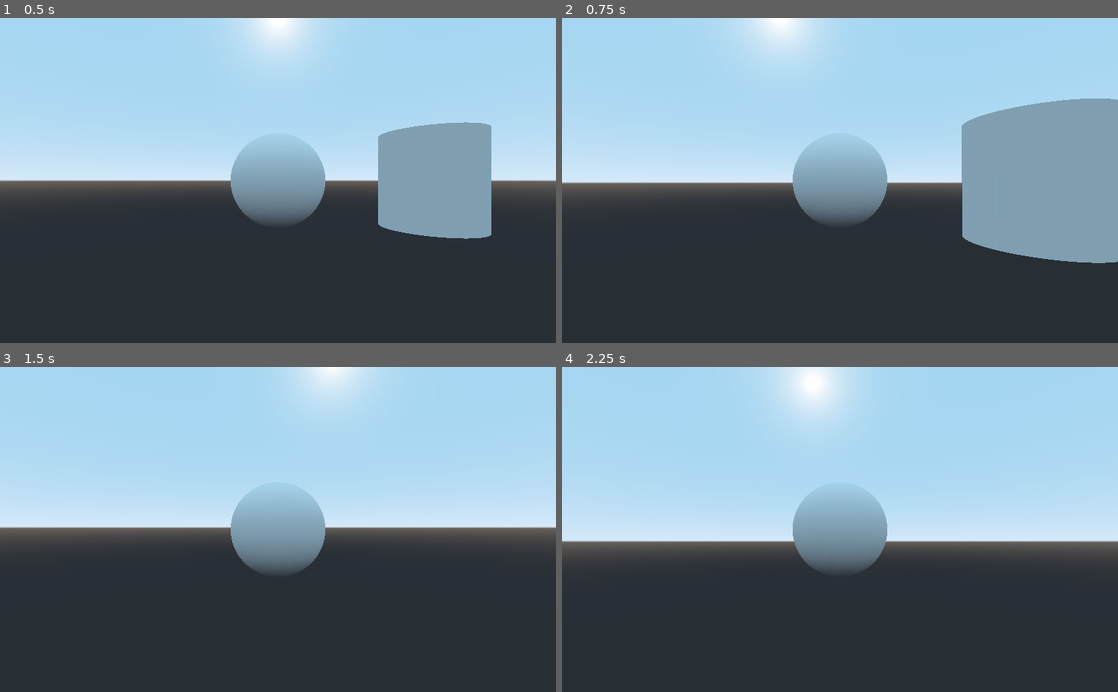
Above: before the commit, frames 1-4 (two rows, left to right).
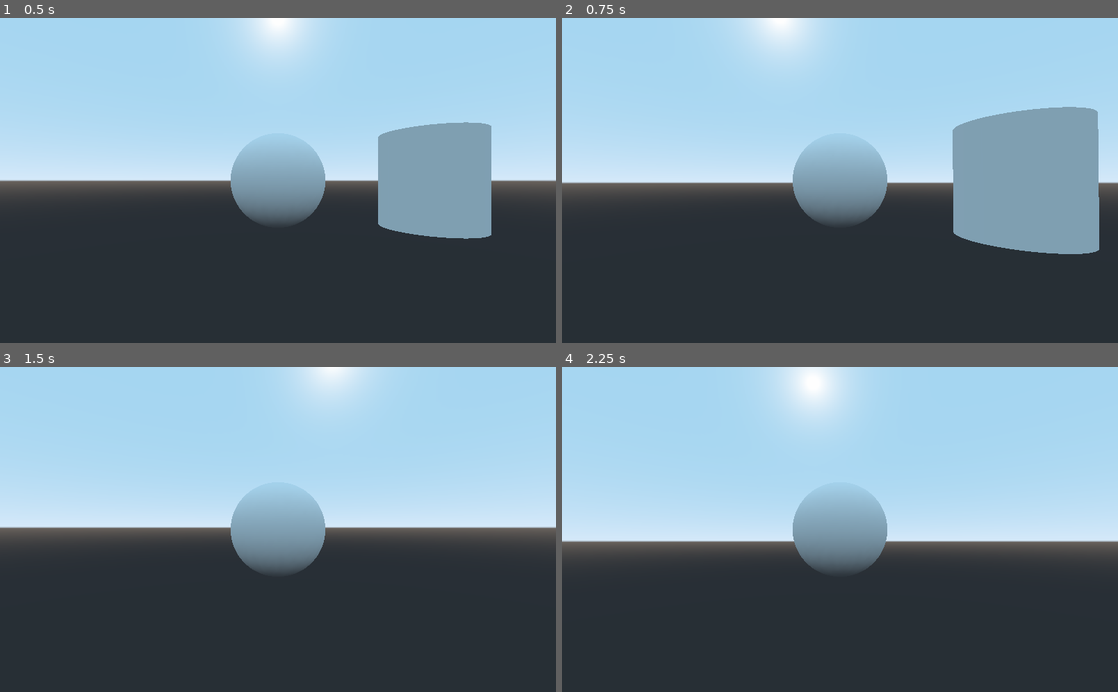
Above: after the commit, the same moments.

Repository: PDHTEC/HelpBender
Game: Godot game, scene res://Spatial.tscn
The game is run twice, just before and just after one commit, with the same random seed, the same clock (stepped at 60 frames per second) and the same inputs.
Inputs (mouse positions are in pixels of both pictures, inside the frame that each line leads up to):
- Up to frame 1 (0.5 s): no input
- Up to frame 2 (0.75 s): tap Enter at 0.5 s; move the mouse to (867, 180) at 0.52 s; hold W (forward) from 0.53 s (still down)
- Up to frame 3 (1.5 s): keep holding W (forward); tap Space at 1.25 s; move the mouse to (250, 529) at 1.27 s
- Up to frame 4 (2.25 s): keep holding W (forward); tap Enter at 2 s; move the mouse to (851, 523) at 2.02 s

Frame 1 is identical in both runs. In frame 2, 3.1% of the frame differs, in the area x 70-100%, y 24-76%; in frame 3, less than 0.1%; in frame 4, less than 0.1%.

Commit message:
Full movement
Player can now move forward, back, left and right. Up and down may later be added

Diff:
--- a/HelpBender/Creature.gd
+++ b/HelpBender/Creature.gd
@@ -1,20 +1,15 @@
-extends Spatial
+extends KinematicBody
 
 export var max_health : float = 20
 export var food_value : float = 2
+export var movement_speed : float = 2
+export var max_speed : float = 20
 
-var food
-var health
+var food : float
+var health : float
 var infected : bool
 
-# Called when the node enters the scene tree for the first time.
-func _ready():
-	pass # Replace with function body.
-
-
-# Called every frame. 'delta' is the elapsed time since the previous frame.
-#func _process(delta):
-#	pass
+var velocity : Vector3
 
 func change_health(amount):
 	set_health(health+amount)
--- a/HelpBender/FollowingCamera.gd
+++ b/HelpBender/FollowingCamera.gd
@@ -6,6 +6,8 @@
 
 var player
 var forward : Vector3
+var left : Vector3
+var up : Vector3
 
 # Called when the node enters the scene tree for the first time.
 func _ready():
@@ -23,4 +25,9 @@
 			rotation_degrees.x = max_look
 		elif rotation_degrees.x<-max_look:
 			rotation_degrees.x = -max_look
-		forward = $Camera.global_translation.direction_to(player.global_translation)
+		var cam = $Camera
+		forward = cam.global_translation.direction_to(player.global_translation)
+		cam.translation.x += 1
+		var tmp = cam.global_translation
+		cam.translation.x -= 1
+		left = cam.global_translation-tmp
--- a/HelpBender/Player.gd
+++ b/HelpBender/Player.gd
@@ -4,10 +4,18 @@
 func _ready():
 	pass # Replace with function body.
 
-# Called every frame. 'delta' is the elapsed time since the previous frame.
-func _process(delta):
-	movement(delta)
+func _process(_delta):
+	movement()
 
-func movement(delta):
+func movement():
 	if Input.is_action_pressed("forward"):
-		translation += $Camera.forward*delta*10
+		velocity += $Camera.forward*movement_speed
+	if Input.is_action_pressed("back"):
+		velocity += $Camera.forward*-movement_speed
+	if Input.is_action_pressed("left"):
+		velocity += $Camera.left*movement_speed
+	if Input.is_action_pressed("right"):
+		velocity += $Camera.left*-movement_speed
+	velocity *= 0.9
+	velocity = velocity.limit_length(max_speed)
+	velocity = move_and_slide(velocity,Vector3.ZERO)
--- a/HelpBender/Spatial.tscn
+++ b/HelpBender/Spatial.tscn
@@ -1,15 +1,17 @@
-[gd_scene load_steps=5 format=2]
+[gd_scene load_steps=6 format=2]
 
 [ext_resource path="res://FollowingCamera.gd" type="Script" id=1]
 [ext_resource path="res://Player.gd" type="Script" id=2]
 
 [sub_resource type="SphereMesh" id=1]
 
+[sub_resource type="SphereShape" id=3]
+
 [sub_resource type="CylinderMesh" id=2]
 
 [node name="Spatial" type="Spatial"]
 
-[node name="Player" type="Spatial" parent="."]
+[node name="Player" type="KinematicBody" parent="."]
 script = ExtResource( 2 )
 
 [node name="Camera" type="Spatial" parent="Player"]
@@ -22,6 +24,9 @@
 [node name="MeshInstance" type="MeshInstance" parent="Player"]
 mesh = SubResource( 1 )
 
+[node name="CollisionShape" type="CollisionShape" parent="Player"]
+shape = SubResource( 3 )
+
 [node name="MeshInstance" type="MeshInstance" parent="."]
 transform = Transform( 1, 0, 0, 0, 1, 0, 0, 0, 1, 3.23973, 0, 0 )
 mesh = SubResource( 2 )
